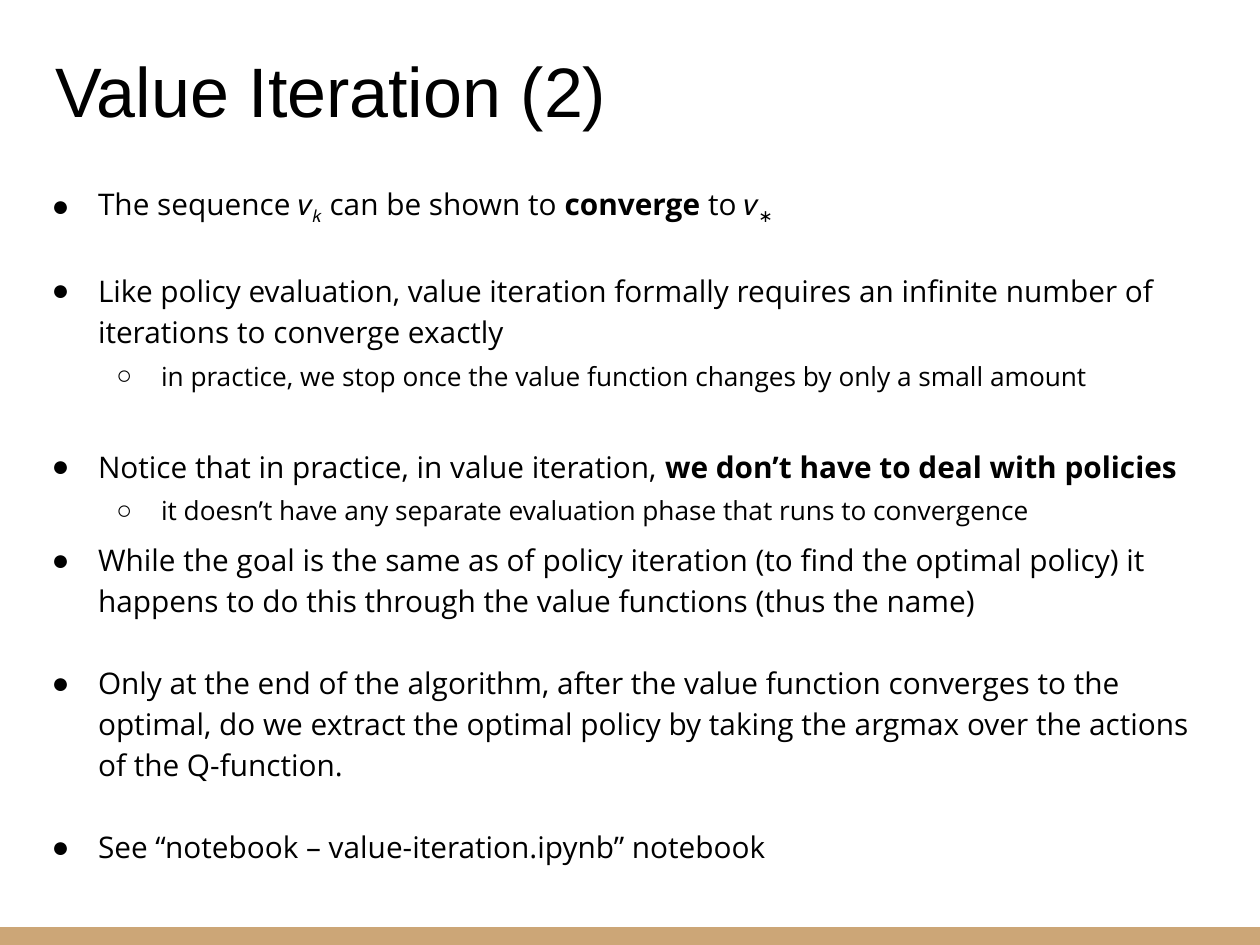
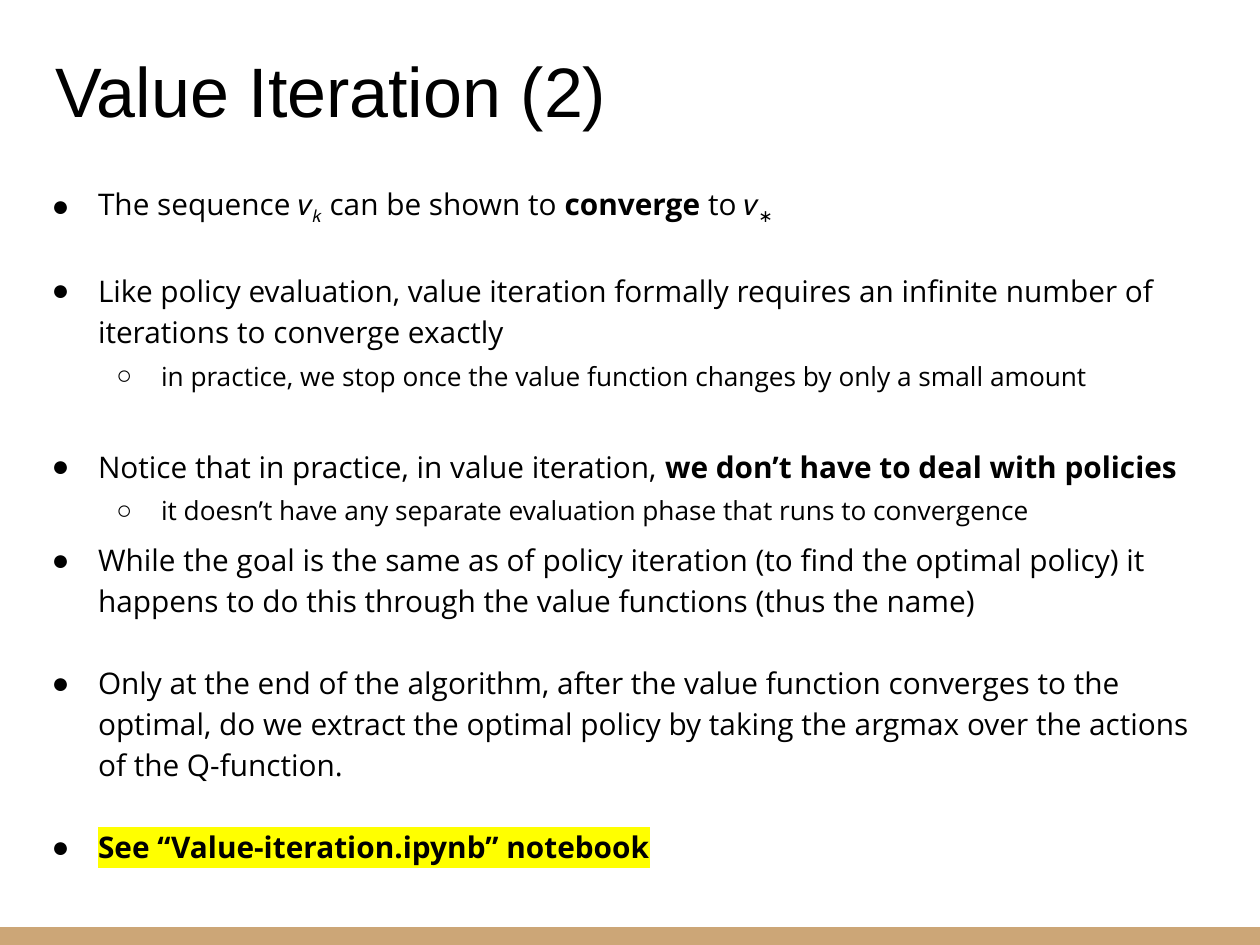
Before and after one commit to riccardoberta/autonomous-agents, a slide deck: slide 20 of 02 - Dynamic Programming/slides.pptx (slide 18 before the commit). Drawn at 1260x945 pixels with LibreOffice and Linux fonts; fonts in the diff are those of the drawing. Boxes give left, top, right and bottom in pixels: in the first picture for what was removed or moved away, otherwise in the second. Text is boxed around its words. In the diff, an @@ line names an element or a change of style, - is before the commit and + after.

```diff
--- a/02 - Dynamic Programming/slides.pptx
+++ b/02 - Dynamic Programming/slides.pptx
@@ text at (98,835,649,865): text changed; bold on @@
-● See “notebook – value-iteration.ipynb” notebook
+● See “Value-iteration.ipynb” notebook
```
Also in this commit, not shown: 9 other slides changed, 2 slides added, 20 other files.
